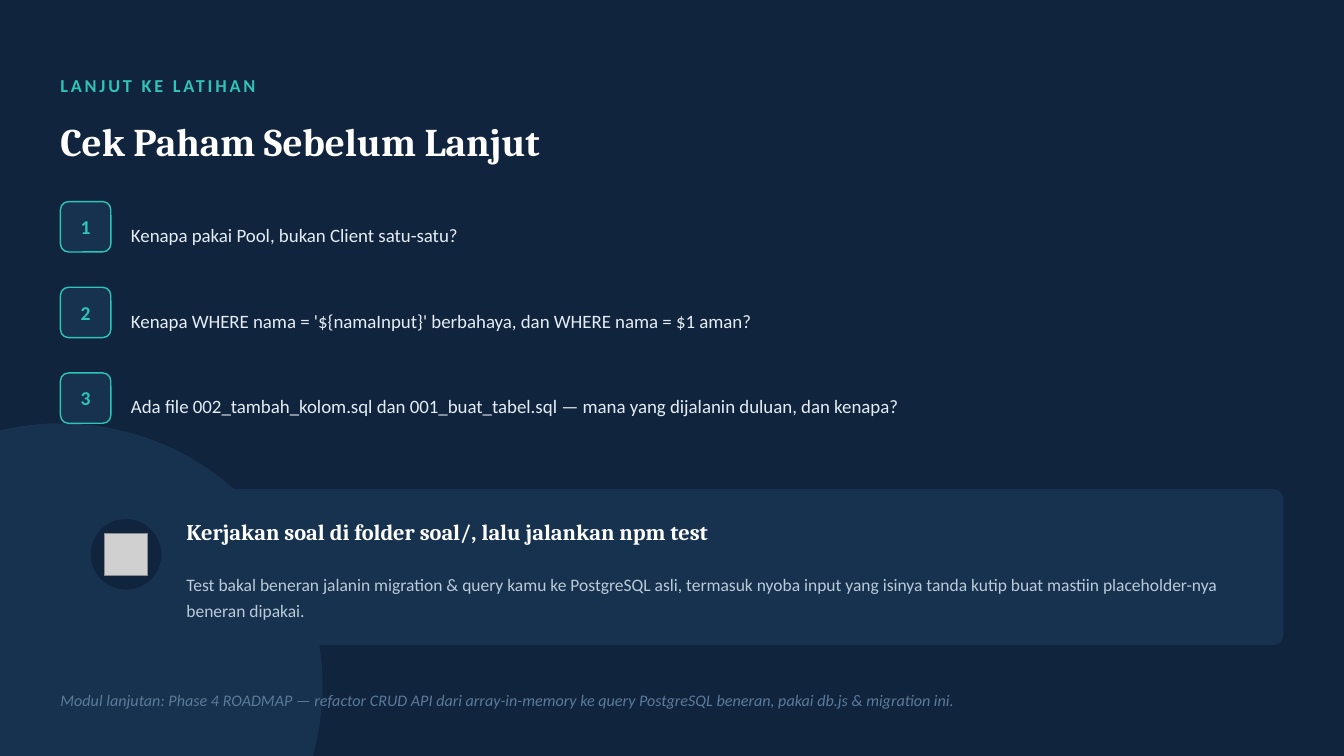
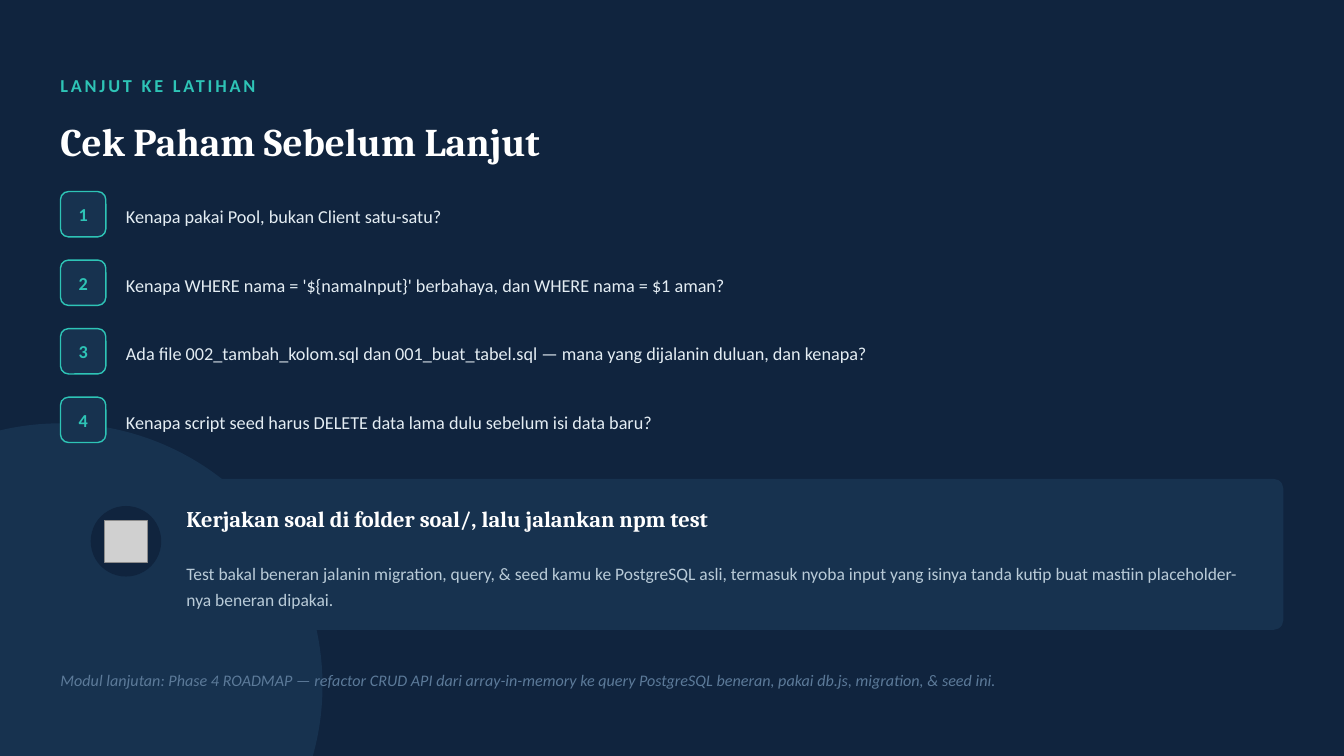
Before and after one commit to mursyidanmhp-del/Back-end, a slide deck: slide 12 of postgres-migration-dasar/postgres-migration-dasar.pptx (slide 11 before the commit). Drawn at 1344x756 pixels with LibreOffice and Linux fonts; fonts in the diff are those of the drawing; grey boxes stand for pictures. Boxes give left, top, right and bottom in pixels: in the first picture for what was removed or moved away, otherwise in the second. Text is boxed around its words. In the diff, an @@ line names an element or a change of style, - is before the commit and + after.

Commit message:
config, migration and seeding

```diff
--- a/postgres-migration-dasar/postgres-migration-dasar.pptx
+++ b/postgres-migration-dasar/postgres-migration-dasar.pptx
@@ text "1": place and size @@
-text "1" at bbox=[81, 221, 91, 234]
+text "1" at bbox=[79, 209, 88, 221]
@@ rounded rectangle: place and size @@
-rounded rectangle at bbox=[60, 202, 111, 252]
+rounded rectangle at bbox=[60, 192, 106, 237]
@@ text "Kenapa pakai Pool, bukan Client ...": place and size @@
-text "Kenapa pakai Pool, bukan Client ..." at bbox=[131, 229, 457, 245]
+text "Kenapa pakai Pool, bukan Client ..." at bbox=[126, 210, 442, 226]
@@ text "2": place and size @@
-text "2" at bbox=[81, 307, 91, 320]
+text "2" at bbox=[79, 278, 88, 290]
@@ rounded rectangle: place and size @@
-rounded rectangle at bbox=[60, 287, 111, 338]
+rounded rectangle at bbox=[60, 260, 106, 306]
@@ text "Kenapa WHERE nama = '${namaInput}' ...": place and size @@
-text "Kenapa WHERE nama = '${namaInput}' ..." at bbox=[131, 314, 751, 331]
+text "Kenapa WHERE nama = '${namaInput}' ..." at bbox=[126, 279, 725, 295]
@@ size 14 to 13 pt in 3 elements at bbox=[79, 209, 88, 221], bbox=[79, 278, 88, 290], bbox=[79, 346, 88, 358] @@
@@ text "3": place and size @@
-text "3" at bbox=[81, 392, 91, 405]
+text "3" at bbox=[79, 346, 88, 358]
@@ rounded rectangle: place and size @@
-rounded rectangle at bbox=[60, 373, 111, 423]
+rounded rectangle at bbox=[60, 329, 106, 374]
@@ size 13.5 to 13 pt in 3 elements at bbox=[126, 210, 442, 226], bbox=[126, 279, 725, 295], bbox=[126, 347, 867, 363] @@
@@ text "Ada file 002_tambah_kolom.sql dan 001_buat_tabel.sql ...": place and size @@
-text "Ada file 002_tambah_kolom.sql dan 001_buat_tabel.sql ..." at bbox=[131, 400, 898, 417]
+text "Ada file 002_tambah_kolom.sql dan 001_buat_tabel.sql ..." at bbox=[126, 347, 867, 363]
@@ rounded rectangle added at bbox=[60, 397, 106, 443], fill #17324F, outline #2EC4B6 1 pt @@
@@ text added at bbox=[79, 415, 88, 427], 13 pt, text #2EC4B6, bold @@
+4
@@ text added at bbox=[126, 416, 652, 432], 13 pt, text #E4EDF3 @@
+Kenapa script seed harus DELETE data lama dulu sebelum isi data baru?
@@ proportions changed in 4 elements at bbox=[60, 192, 106, 237], bbox=[60, 260, 106, 306], bbox=[60, 329, 106, 374], bbox=[60, 479, 1284, 630] @@
@@ rounded rectangle: place and size @@
-rounded rectangle at bbox=[60, 489, 1284, 645]
+rounded rectangle at bbox=[60, 479, 1284, 630]
@@ 1 picture, 1 text, 1 ellipse: place and size @@
-1 picture, 1 text, 1 ellipse at bbox=[91, 519, 707, 590]
+1 picture, 1 text, 1 ellipse at bbox=[91, 506, 707, 577]
@@ text at bbox=[186, 568, 1237, 609]: text changed @@
-Test bakal beneran jalanin migration & query kamu ke PostgreSQL asli, termasuk nyoba input yang isinya tanda kutip buat mastiin placeholder-nya beneran dipakai.
+Test bakal beneran jalanin migration, query, & seed kamu ke PostgreSQL asli, termasuk nyoba input yang isinya tanda kutip buat mastiin placeholder-nya beneran dipakai.
@@ text at bbox=[60, 675, 996, 689]: text changed @@
-Modul lanjutan: Phase 4 ROADMAP — refactor CRUD API dari array-in-memory ke query PostgreSQL beneran, pakai db.js & migration ini.
+Modul lanjutan: Phase 4 ROADMAP — refactor CRUD API dari array-in-memory ke query PostgreSQL beneran, pakai db.js, migration, & seed ini.
```
Also in this commit, not shown: 10 other slides changed, 1 slide added, 38 other files.
